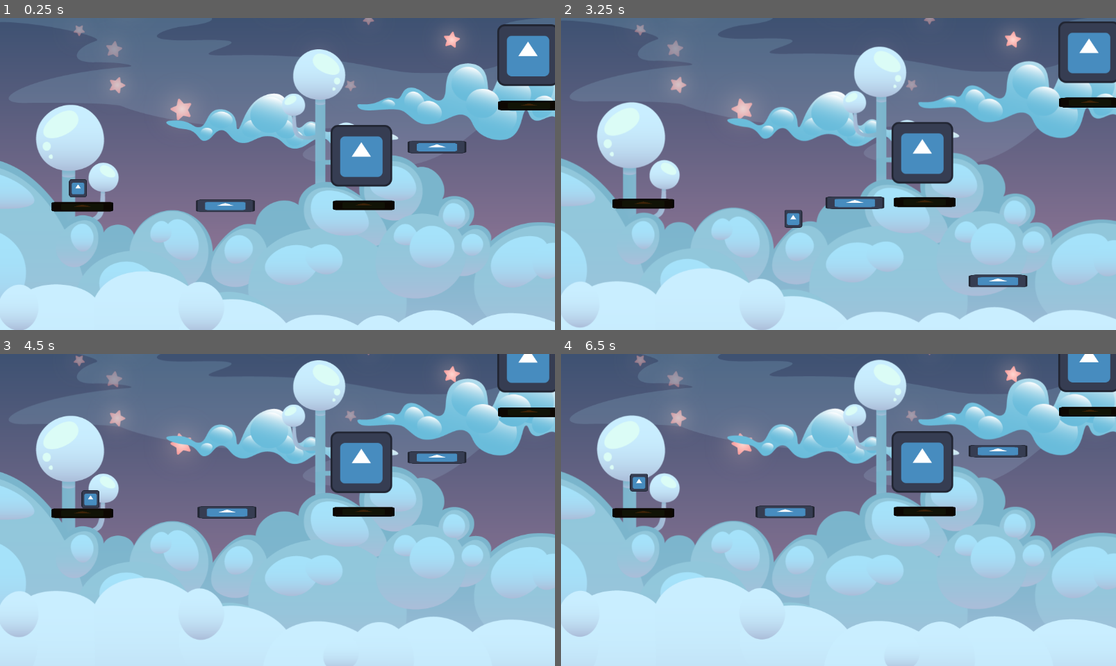
Above: before the commit, frames 1-4 (two rows, left to right).
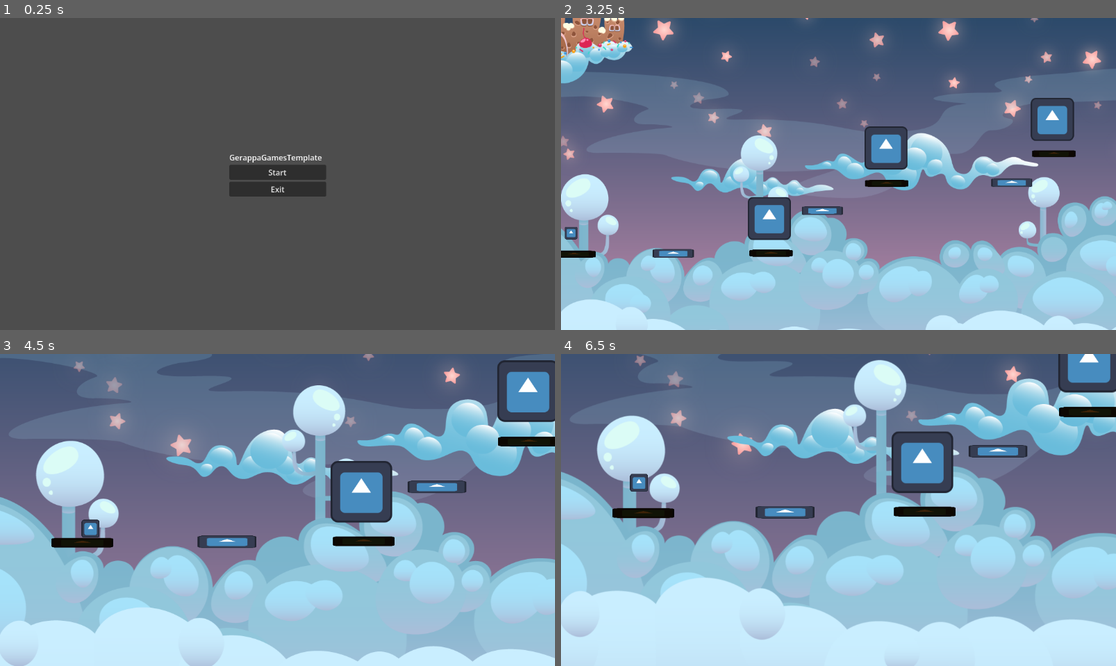
Above: after the commit, the same moments.

Repository: danigeri/Brackeys-Game-Jam
Game: Godot game, scene res://UI/Menus/MainMenu/main_menu.tscn
Two runs of this game, one before a commit and one after it. Both use one fixed random seed, a clock stepped at 60 frames per second and the inputs below. Before the commit the project starts from res://scenes/GameLoop/game_loop.tscn. The engine's default icon, where the game draws it, is replaced by a stand-in: a white triangle on a blue panel in a dark square.
Inputs (mouse positions are in pixels of both pictures, inside the frame that each line leads up to):
- Up to frame 1 (0.25 s): no input
- Up to frame 2 (3.25 s): click (838, 170) at 0.5 s, where only the run after the commit has a clickable "Start"; click (838, 170) at 1.25 s, where only the run after the commit has a clickable "Start"; move the mouse to (838, 205) at 2.02 s; press the mouse at (838, 205) at 2.03 s; hold Right (right) from 2.03 s (still down); tap Up (up) at 2.27, 3.02 s; move the mouse to (999, 286) at 2.77 s; release the mouse at (999, 286) at 2.78 s; tap G (ghost_run) at 2.85 s; click (999, 286) at 2.92 s
- Up to frame 3 (4.5 s): move the mouse to (449, 519) at 3.52 s; release Right (right) at 3.53 s; hold Left (left) 3.53-4.28 s; tap P (player_run) at 3.6 s; click (449, 519) at 3.67 s; move the mouse to (249, 572) at 4.27 s; hold Right (right) from 4.28 s (still down); click (249, 572) at 4.35 s
- Up to frame 4 (6.5 s): tap Up (up) at 4.52, 5.27, 6.02 s; move the mouse to (1005, 556) at 5.02 s; tap G (ghost_run) at 5.1 s; move the mouse to (672, 463) at 5.77 s; release Right (right) at 5.78 s; hold Left (left) from 5.78 s (still down); tap P (player_run) at 5.85 s

The runs differ from the first frame. In frame 1, 98% of the frame differs, in the area x 0-100%, y 0-100%; in frame 2, 59%; in frame 3, 42%; in frame 4, 0.4%.

Commit message:
MainMenu musis added

Diff:
--- a/Globals/MusicPlayer/music_player.gd
+++ b/Globals/MusicPlayer/music_player.gd
@@ -1,11 +1,21 @@
 extends Node
 
-@onready var audio_stream_player = $AudioStreamPlayer
+const SILENCE_DB = -80.0
+const NORMAL_DB = 0.0
+
+@onready var audio_stream_player: AudioStreamPlayer = $AudioStreamPlayer
+
+func fade_in_music() -> void:
+	audio_stream_player.volume_db = SILENCE_DB
+	audio_stream_player.play()
+
+	var tween = create_tween()
+	tween.tween_property(audio_stream_player, "volume_db", NORMAL_DB, 2.0)
 
 
-func _ready() -> void:
-	pass
+func fade_out_music(duration: float = 2.0) -> AudioStreamPlayer:
+	var tween = create_tween()
+	tween.tween_property(audio_stream_player, "volume_db", SILENCE_DB, duration)
+	tween.finished.connect(audio_stream_player.stop)
 
-
-func start_music() -> void:
-	audio_stream_player.play()
+	return audio_stream_player
--- a/Globals/MusicPlayer/music_player.tscn
+++ b/Globals/MusicPlayer/music_player.tscn
@@ -1,12 +1,12 @@
-[gd_scene load_steps=3 format=3 uid="uid://ctox1pv7ekayq"]
+[gd_scene format=3 uid="uid://ctox1pv7ekayq"]
 
-[ext_resource type="AudioStream" uid="uid://cxxbaw3iv01fr" path="res://assets/005_theme_extended.ogg" id="1_3q6nk"]
 [ext_resource type="Script" uid="uid://gv7opb0hkkc2" path="res://Globals/MusicPlayer/music_player.gd" id="1_5rpmk"]
+[ext_resource type="AudioStream" uid="uid://b5gwey0lw6w6b" path="res://assets/main_menu_music.ogg" id="2_4nd2i"]
 
-[node name="MusicPlayer" type="Node"]
+[node name="MusicPlayer" type="Node" unique_id=1707195325]
 script = ExtResource("1_5rpmk")
 
-[node name="AudioStreamPlayer" type="AudioStreamPlayer" parent="."]
+[node name="AudioStreamPlayer" type="AudioStreamPlayer" parent="." unique_id=966175489]
 process_mode = 3
-stream = ExtResource("1_3q6nk")
+stream = ExtResource("2_4nd2i")
 bus = &"Music"
--- a/UI/Menus/MainMenu/main_menu.gd
+++ b/UI/Menus/MainMenu/main_menu.gd
@@ -1,4 +1,9 @@
 extends Control
+
+const GAME_LOOP = "uid://cp03gm3dbew5m"
+
+func _ready() -> void:
+	MusicPlayer.fade_in_music()
 
 
 func _on_exit_button_pressed() -> void:
@@ -8,4 +13,10 @@
 
 func _on_start_button_pressed() -> void:
 	await SoundManager.play_sound_by_id(SoundManager.Sound.CLICK).finished
-	get_tree().change_scene_to_file("res://game_loop.tscn")
+
+	#TODO: Add curtain transition
+	MusicPlayer.fade_out_music(1.5)
+	await get_tree().create_timer(1.5).timeout
+
+
+	get_tree().change_scene_to_file(GAME_LOOP)
--- a/project.godot
+++ b/project.godot
@@ -15,12 +15,13 @@
 [application]
 
 config/name="Brackeys Game Jam Game"
-run/main_scene="uid://cp03gm3dbew5m"
+run/main_scene="uid://c64idl1pun738"
 config/features=PackedStringArray("4.6", "Forward Plus")
 config/icon="res://icon.svg"
 
 [audio]
 
+buses/default_bus_layout="uid://b0ymg8u3qy086"
 driver/output_latency.web=70
 
 [autoload]
--- a/scenes/GameLoop/game_loop.gd
+++ b/scenes/GameLoop/game_loop.gd
@@ -31,7 +31,6 @@
 	pressed_cursor = preload("uid://cbdwnan67004a")
 	default_custom_cursor = preload("uid://cgxm8101sybcp")
 	Input.set_mouse_mode(Input.MOUSE_MODE_HIDDEN)
-	MusicPlayer.start_music()
 
 	#signals
 	GameEvents.ghost_mode_on.connect(handle_ghost_mode)
Not shown, added: assets/main_menu_music.ogg.import
Not shown, added: assets/main_menu_music.ogg
